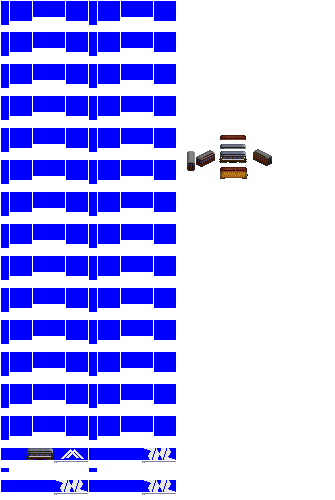
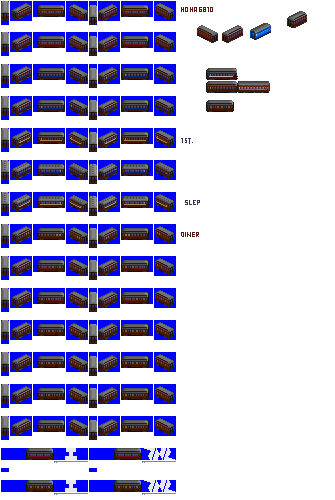
Layer changes from the first (335, 500) image to the second:
showed "17m wood" over [1, 1, 307, 492]
hid "very old" over [26, 135, 272, 460]
